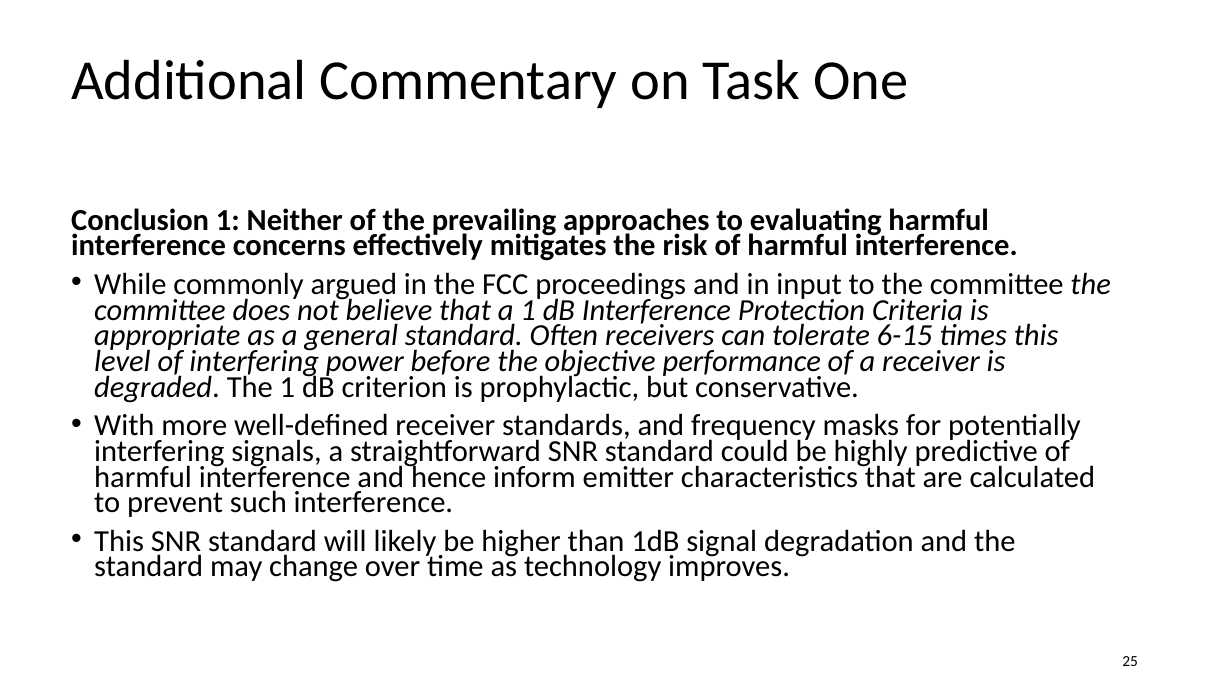
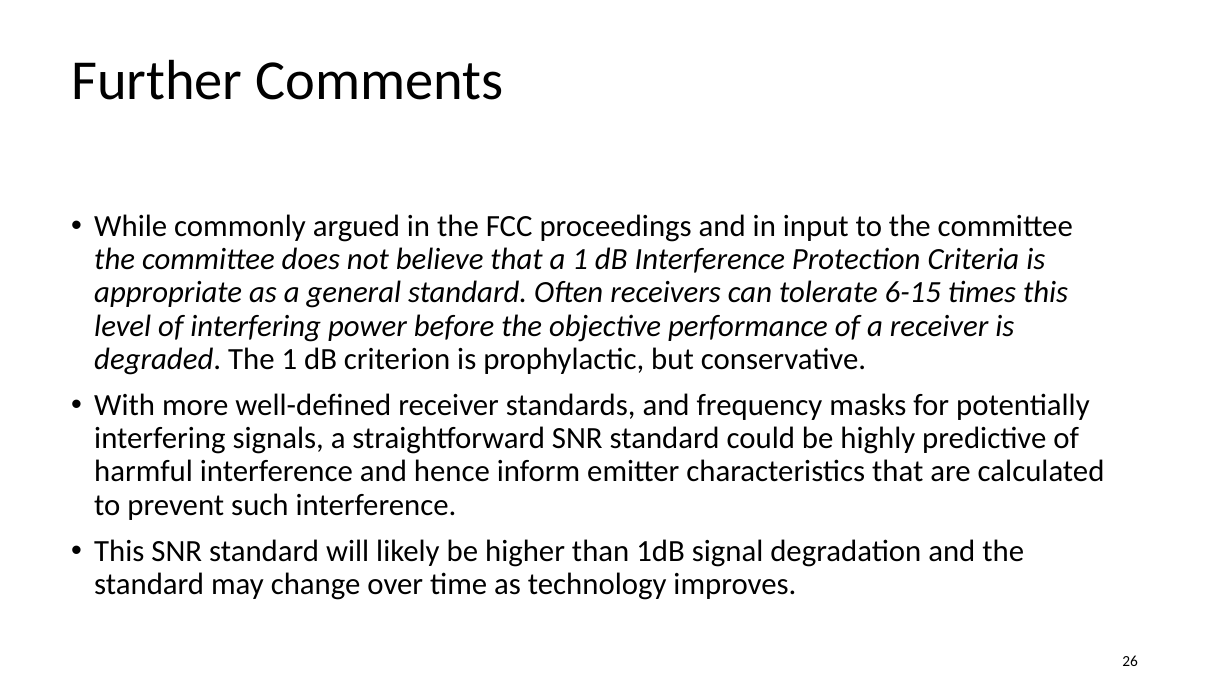
Before and after one commit to jlmucb/class_notes, a slide deck: slide 26 of science/GPSslides.pptx (slide 25 before the commit). Drawn at 1232x693 pixels with LibreOffice and Linux fonts; fonts in the diff are those of the drawing. Boxes give left, top, right and bottom in pixels: in the first picture for what was removed or moved away, otherwise in the second. Text is boxed around its words. In the diff, an @@ line names an element or a change of style, - is before the commit and + after.

```diff
--- a/science/GPSslides.pptx
+++ b/science/GPSslides.pptx
@@ title at bbox=[71, 59, 503, 100]: text changed @@
-Additional Commentary on Task One
+Further Comments
@@ text "While commonly argued in the ..." at bbox=[94, 214, 1105, 600]: size 23.8 to 24 pt; line spacing 0.7 to 0.9 @@
@@ text at bbox=[71, 208, 1018, 260]: paragraph removed @@
-Conclusion 1: Neither of the prevailing approaches to evaluating harmful interference concerns effectively mitigates the risk of harmful interference.
@@ page number at bbox=[1122, 655, 1138, 666]: text changed @@
-25
+26
```
Also in this commit, not shown: 13 other slides changed, 2 slides added, 2 slides removed, 1 other file.
